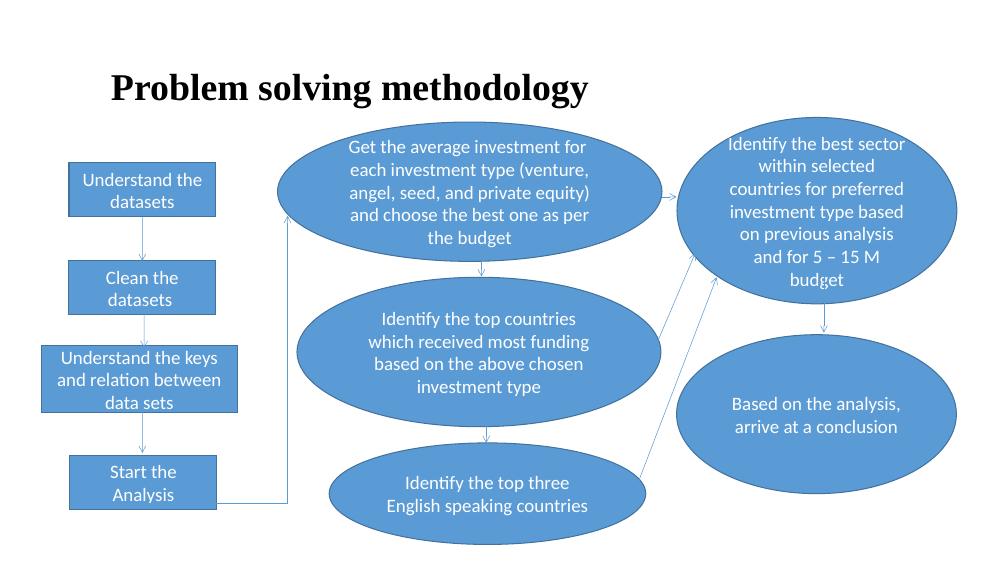
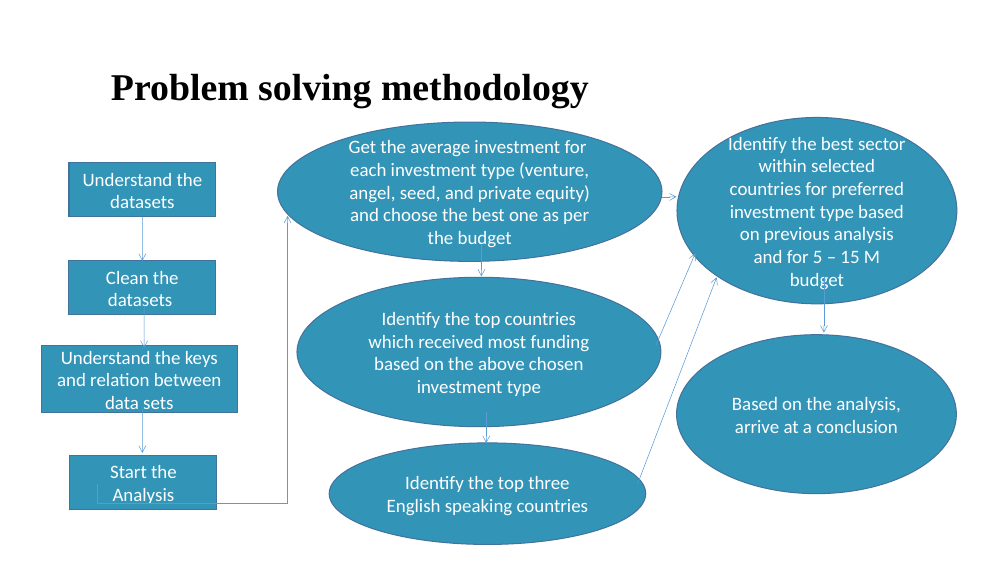
Before and after one commit to sureshballa/data-science-projects, a slide deck: slide 3 of Investment-case-study-group-project/Spark Funds Presentation.pptx. Drawn at 1008x567 pixels with LibreOffice and Linux fonts; fonts in the diff are those of the drawing; background and template pictures are left out. Boxes give left, top, right and bottom in pixels: in the first picture for what was removed or moved away, otherwise in the second. Text is boxed around its words. In the diff, an @@ line names an element or a change of style, - is before the commit and + after.

```diff
--- a/Investment-case-study-group-project/Spark Funds Presentation.pptx
+++ b/Investment-case-study-group-project/Spark Funds Presentation.pptx
@@ fill #5B9BD5 to #3295B8 in 9 elements at box(69, 163, 216, 216), box(69, 261, 216, 315), box(42, 346, 238, 414), box(70, 455, 217, 509), box(278, 122, 662, 261), box(297, 278, 661, 427), box(329, 443, 646, 544), box(678, 117, 957, 304), box(677, 335, 957, 494) @@
```
Also in this commit, not shown: 4 other slides changed.
